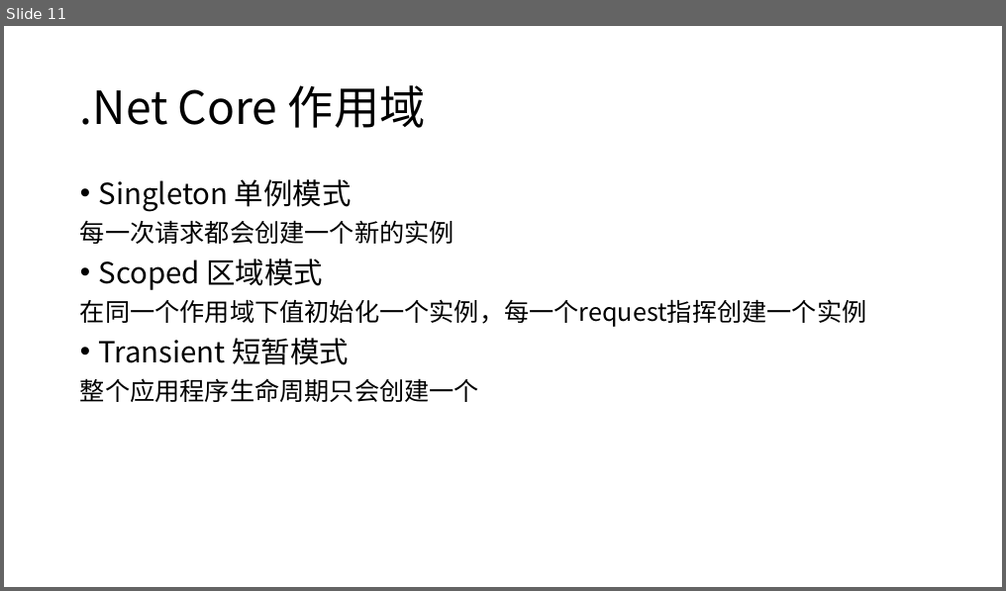
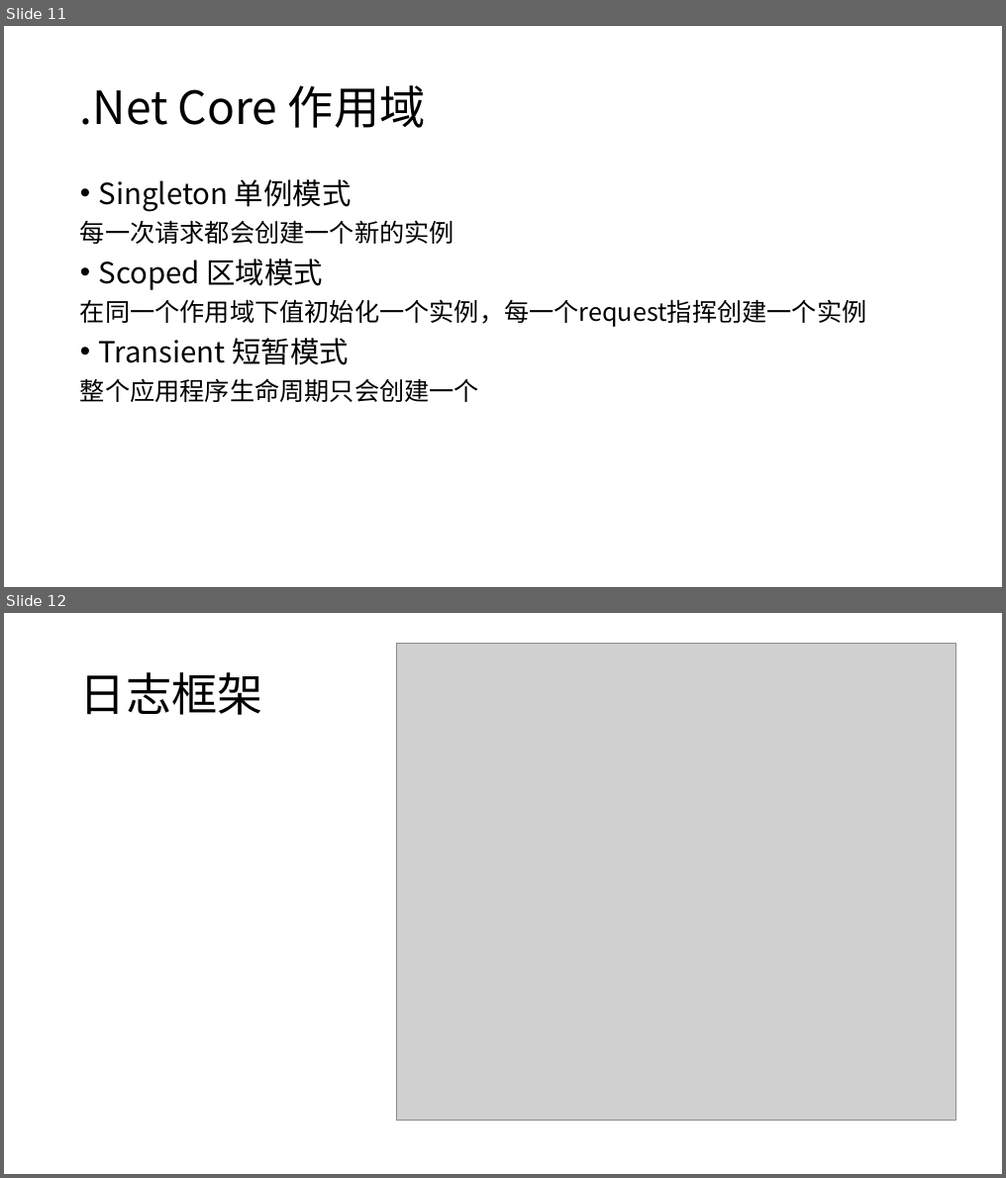
Before and after one commit to DarkRogerZz/TestCore, a slide deck: Word/.NET Core核心基础知识内容.pptx. Shown one above the other, each under a label of ours: slide 11 before the commit, slides 11 and 12 after it. The pictures are 1006x591 and 1006x1178 pixels, drawn with LibreOffice and Linux fonts; fonts in the diff are those of the drawing; grey boxes stand for pictures. Boxes give left, top, right and bottom in pixels: in the first picture for what was removed or moved away, otherwise in the second. Text is boxed around its words. In the diff, an @@ line names an element or a change of style, - is before the commit and + after.

```diff
--- a/Word/.NET Core核心基础知识内容.pptx
+++ b/Word/.NET Core核心基础知识内容.pptx
@@ slide 12 added at box(4, 613, 1002, 1174), background #FFFFFF @@
@@ picture added at box(396, 643, 955, 1121) @@
@@ title added at box(80, 672, 263, 715), 44 pt, text #000000 @@
+日志框架
```
Also in this commit, not shown: 1 other slide added, 9 other files.
